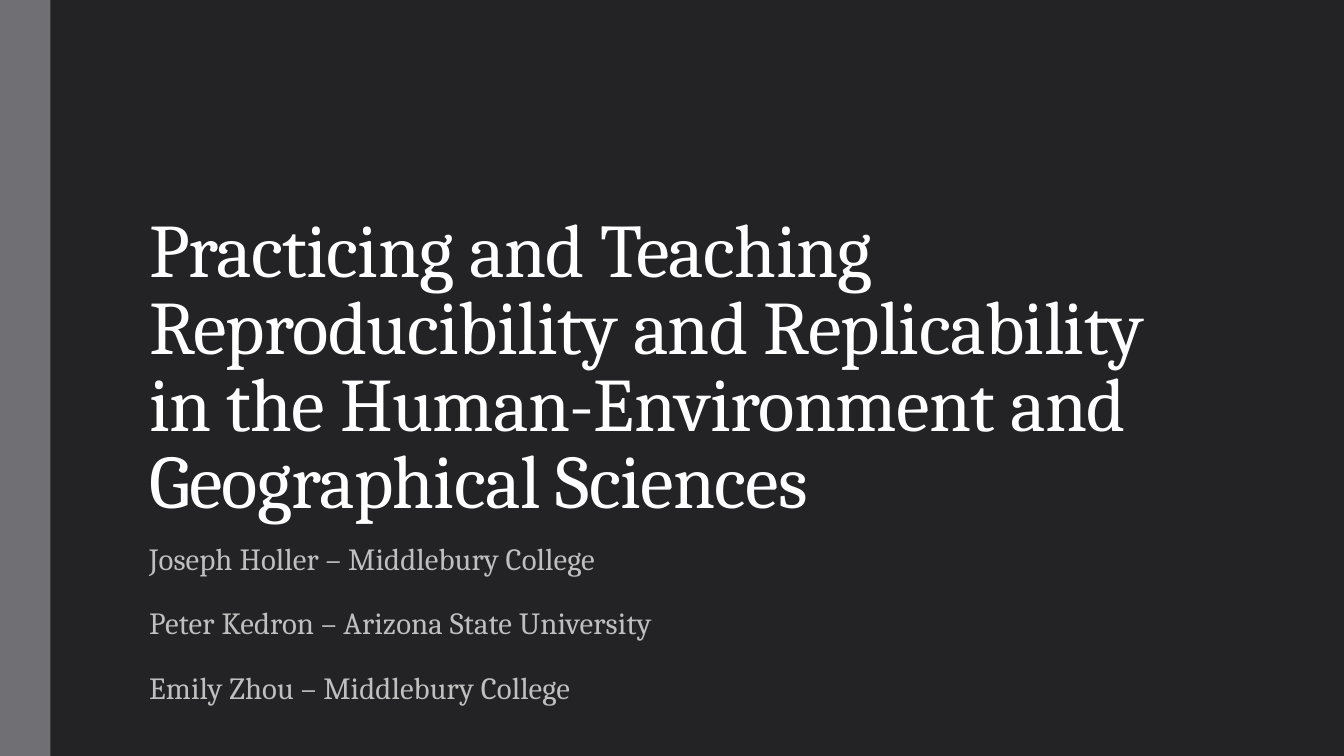
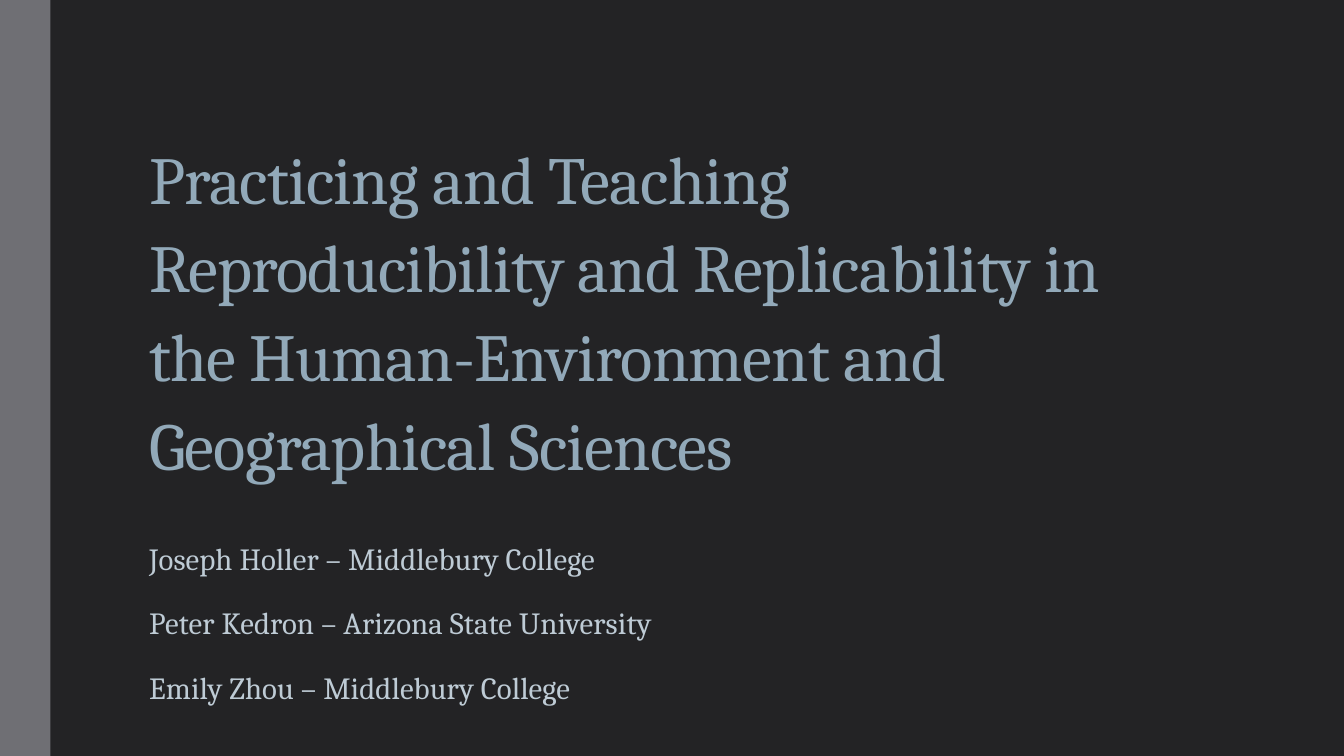
Before and after one commit to HEGSRR/UCGIS-Workshop, a slide deck: slide 1 of 01_Introduction.pptx. Drawn at 1344x756 pixels with LibreOffice and Linux fonts; fonts in the diff are those of the drawing. Boxes give left, top, right and bottom in pixels: in the first picture for what was removed or moved away, otherwise in the second. Text is boxed around its words. In the diff, an @@ line names an element or a change of style, - is before the commit and + after.

Commit message:
add ppt

```diff
--- a/01_Introduction.pptx
+++ b/01_Introduction.pptx
@@ title "Practicing and Teaching Reproducibility and ..." at [149, 157, 1099, 485]: size 54 to 48 pt, text colour #FFFFFF to #92A9B9; line spacing 0.85 to 1.1; vertical alignment bottom to middle @@
@@ subtitle "Joseph Holler – Middlebury College" at [149, 548, 651, 706]: text colour #BFBFBF to #BECBD5 @@
```
Also in this commit, not shown: 9 slides added, 1 slide removed, 2 other files.
